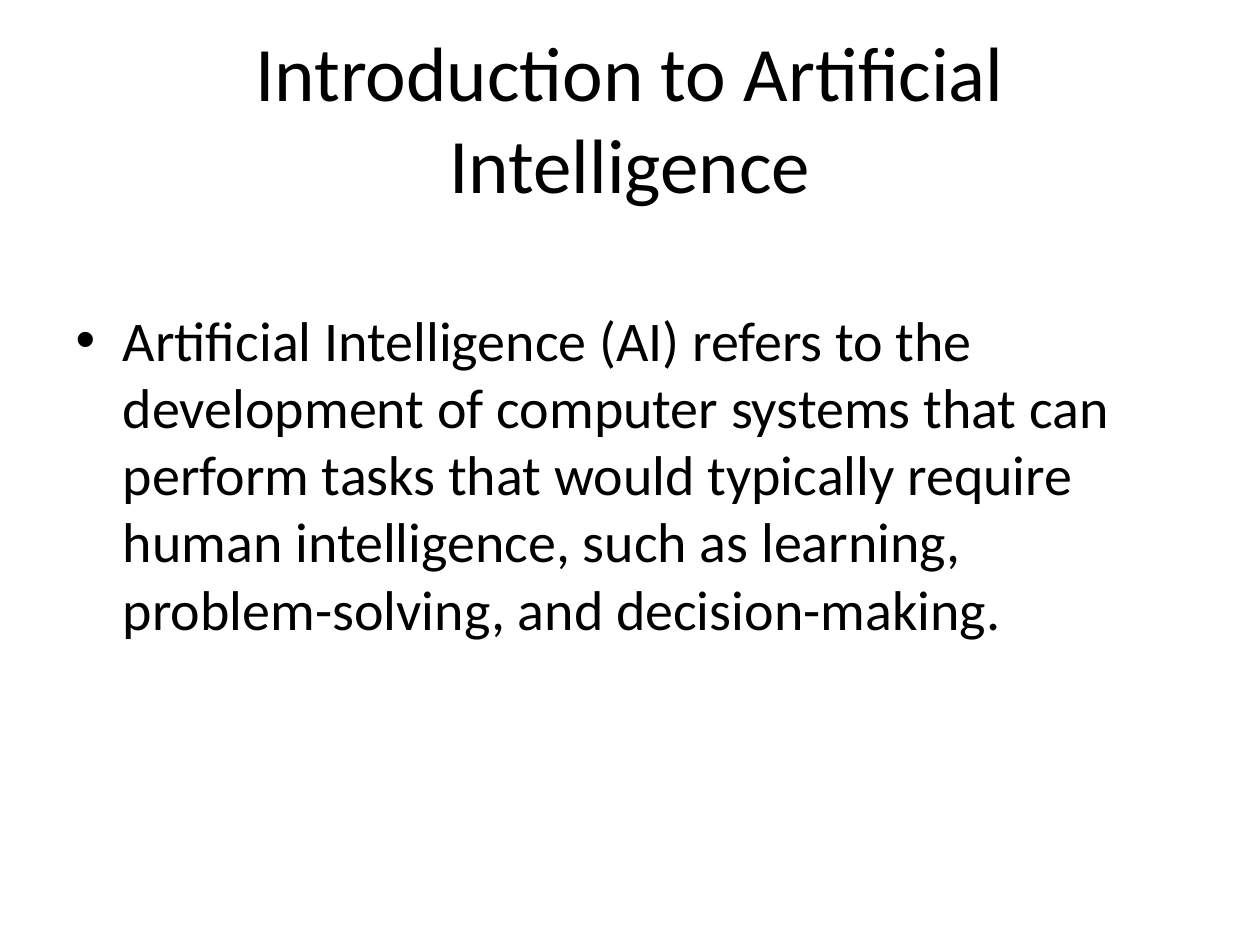
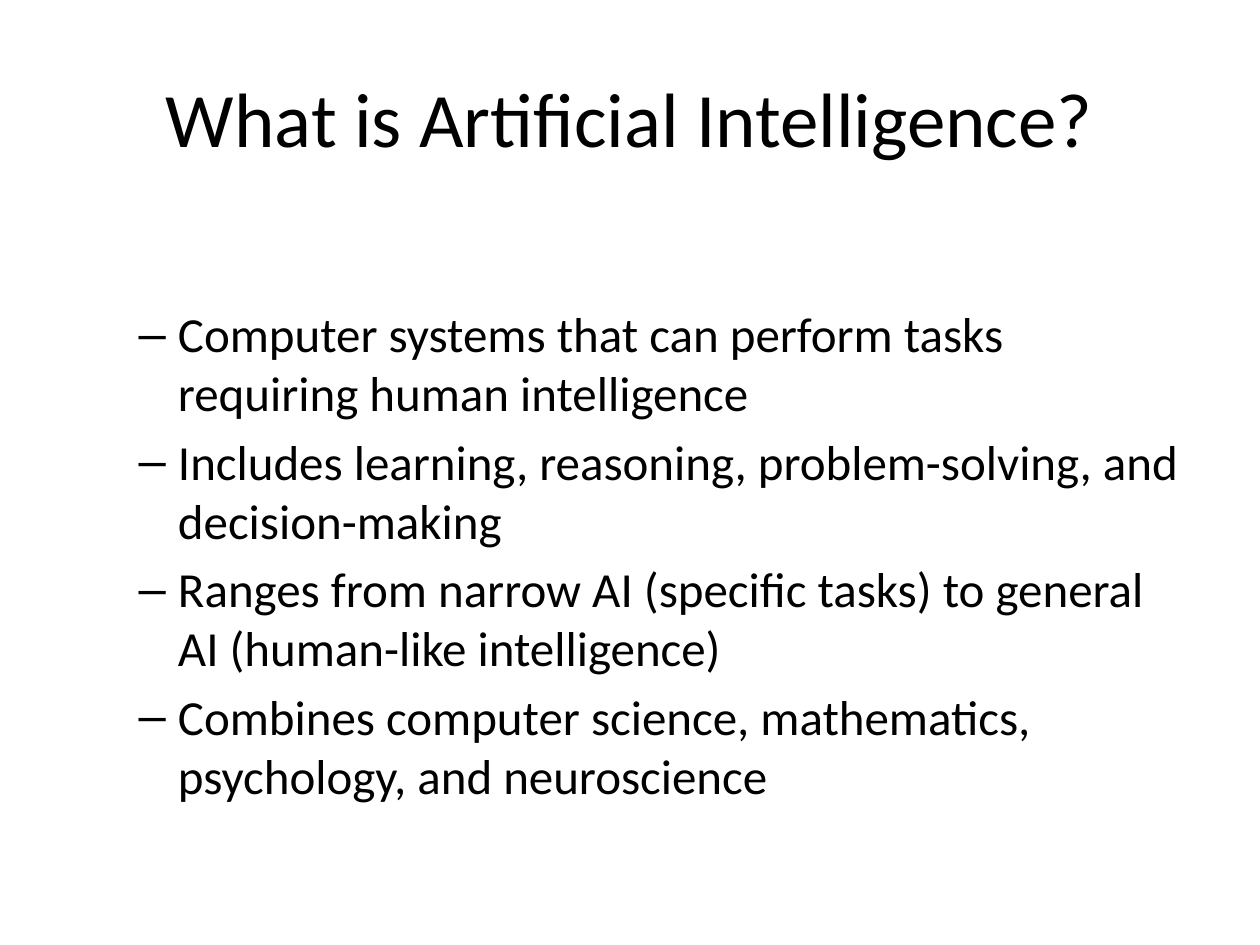
Before and after one commit to AxerLab/Homer, a slide deck: slide 2 of test.pptx (slide 1 before the commit). Drawn at 1260x945 pixels with LibreOffice and Linux fonts; fonts in the diff are those of the drawing. Boxes give left, top, right and bottom in pixels: in the first picture for what was removed or moved away, otherwise in the second. Text is boxed around its words. In the diff, an @@ line names an element or a change of style, - is before the commit and + after.

```diff
--- a/test.pptx
+++ b/test.pptx
@@ title at [166,93,1092,161]: text changed @@
-Introduction to Artificial Intelligence
+What is Artificial Intelligence?
@@ text at [178,318,1178,803]: text changed; size 32 to 28 pt @@
-• Artificial Intelligence (AI) refers to the development of computer systems that can perform tasks that would typically require human intelligence, such as learning, problem-solving, and decision-making.
+  – Computer systems that can perform tasks requiring human intelligence
+  – Includes learning, reasoning, problem-solving, and decision-making
+  – Ranges from narrow AI (specific tasks) to general AI (human-like intelligence)
+  – Combines computer science, mathematics, psychology, and neuroscience
```
Also in this commit, not shown: 12 slides added, 6 slides removed, 5 other files.
